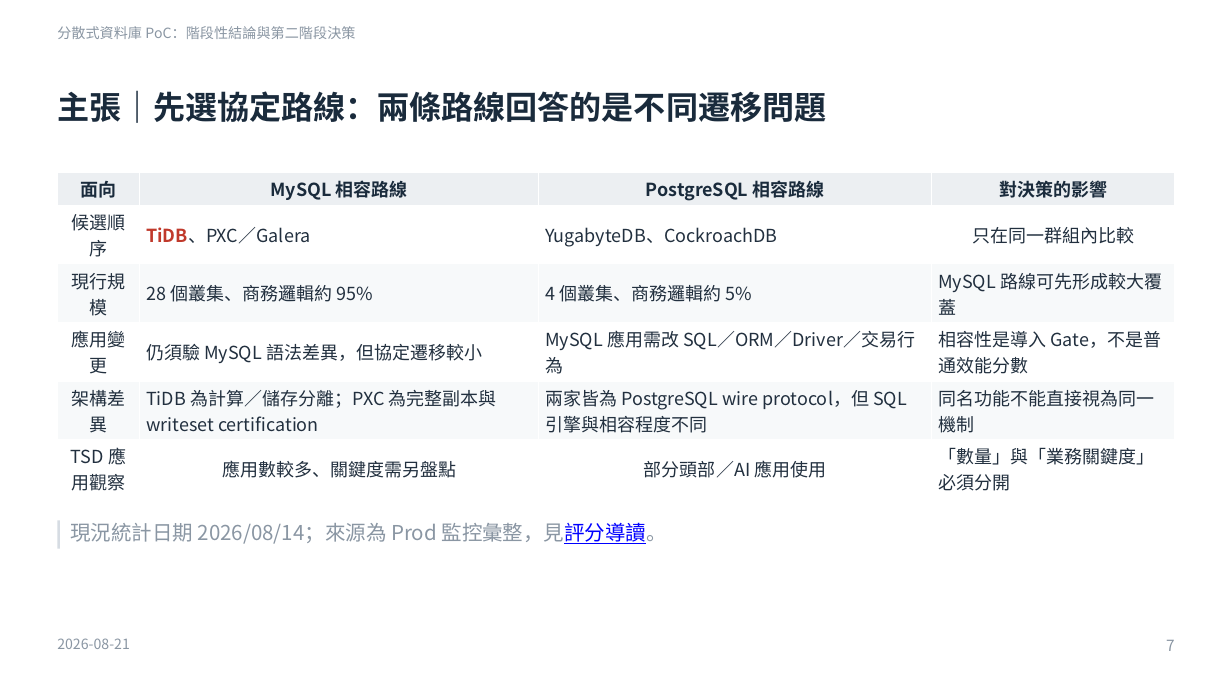
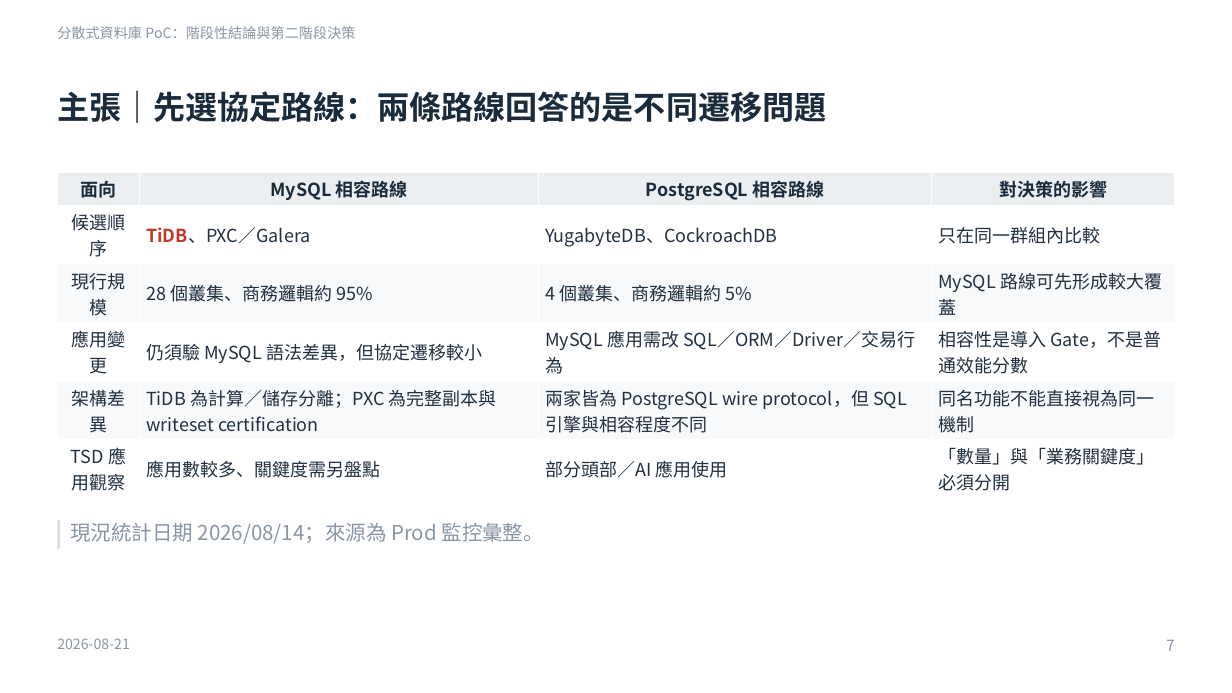
Before and after one commit to heavenruler/dba_career, a slide deck: slide 7 of poc/1_MeetingMinutes/0821_slide.pptx. Drawn at 1232x693 pixels with LibreOffice and Linux fonts; fonts in the diff are those of the drawing. Boxes give left, top, right and bottom in pixels: in the first picture for what was removed or moved away, otherwise in the second. Text is boxed around its words. In the diff, an @@ line names an element or a change of style, - is before the commit and + after.

```diff
--- a/poc/1_MeetingMinutes/0821_slide.pptx
+++ b/poc/1_MeetingMinutes/0821_slide.pptx
@@ table at [57,173,1175,498] @@
@@ alignment centre to left @@
@@ text at [70,523,544,544]: text changed @@
-現況統計日期 2026/08/14；來源為 Prod 監控彙整，見評分導讀。
+現況統計日期 2026/08/14；來源為 Prod 監控彙整。
```
Also in this commit, not shown: 7 other slides changed, 2 other files.
